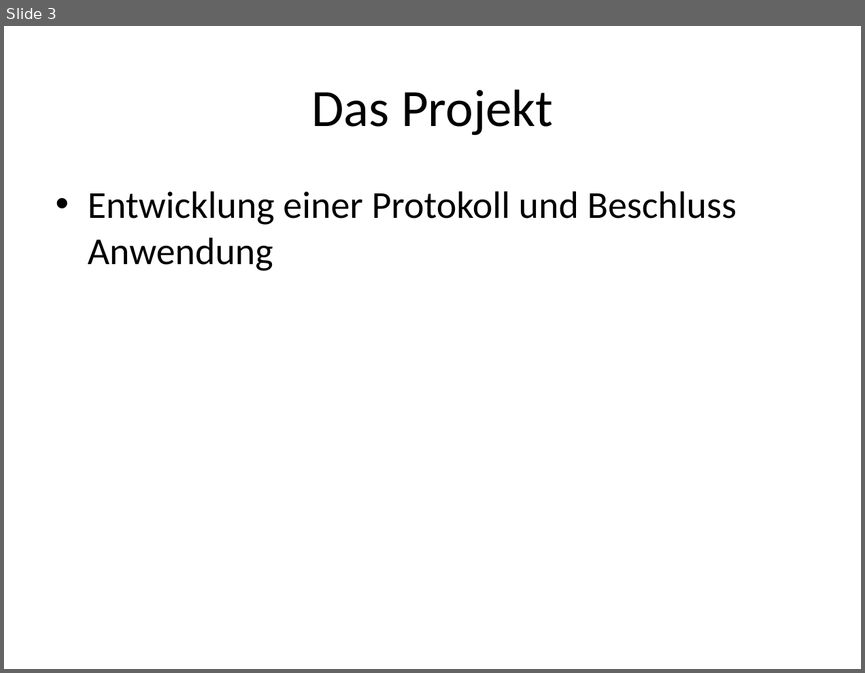
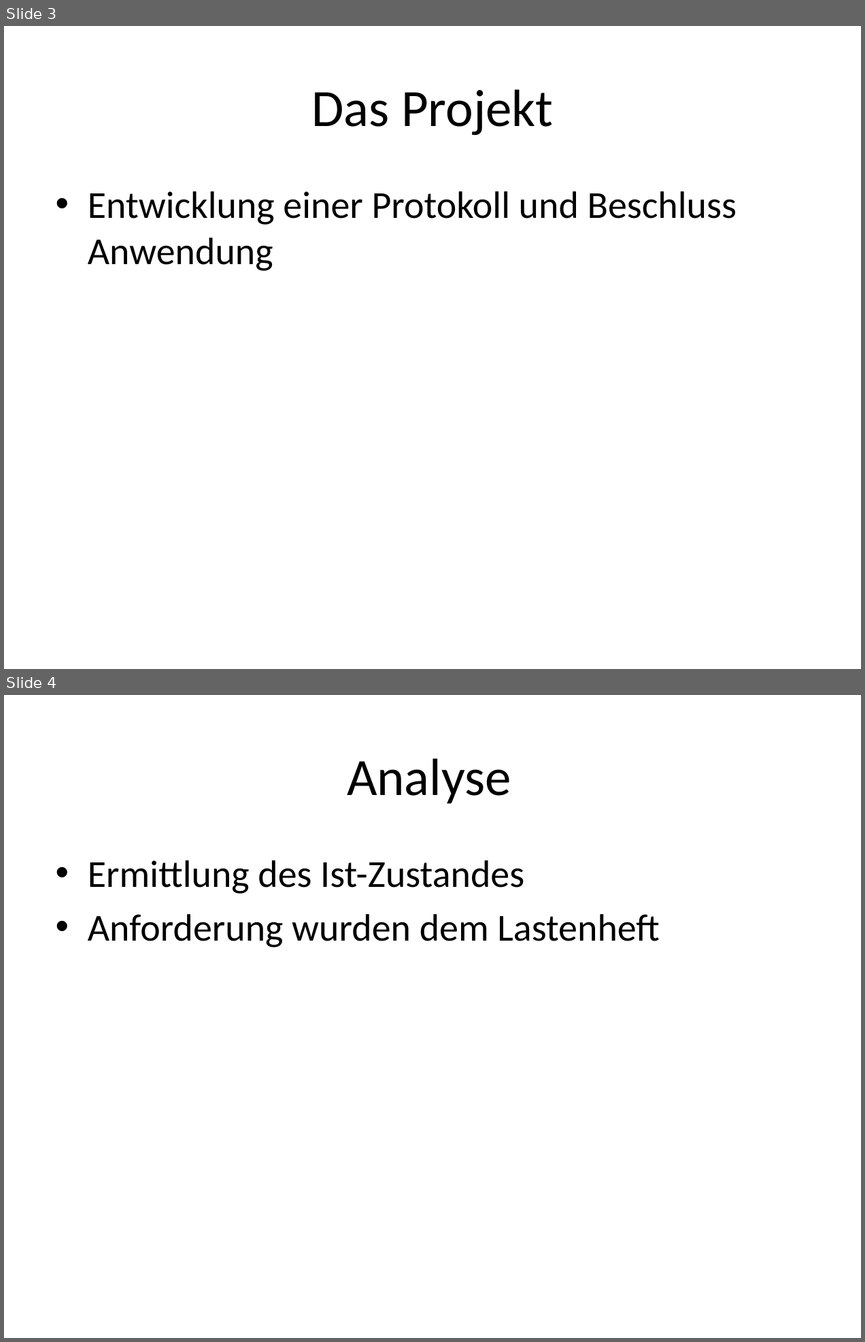
Before and after one commit to Dusty0071/OberstufenProjekt, a slide deck: Präsentation/FIA63Gruppe#3.pptx. Shown one above the other, each under a label of ours: slide 3 before the commit, slides 3 and 4 after it. The pictures are 865x673 and 865x1342 pixels, drawn with LibreOffice and Linux fonts; fonts in the diff are those of the drawing. Boxes give left, top, right and bottom in pixels: in the first picture for what was removed or moved away, otherwise in the second. Text is boxed around its words. In the diff, an @@ line names an element or a change of style, - is before the commit and + after.

```diff
--- a/Präsentation/FIA63Gruppe#3.pptx
+++ b/Präsentation/FIA63Gruppe#3.pptx
@@ slide 4 added at <box>4,695,861,1338</box>, background #FFFFFF @@
@@ title added at <box>347,758,511,804</box>, 44 pt, text #000000 @@
+Analyse
@@ text added at <box>88,860,659,947</box>, 32 pt, text #000000 @@
+• Ermittlung des Ist-Zustandes
+• Anforderung wurden dem Lastenheft
```
Also in this commit, not shown: 3 other slides added, 2 other files.
